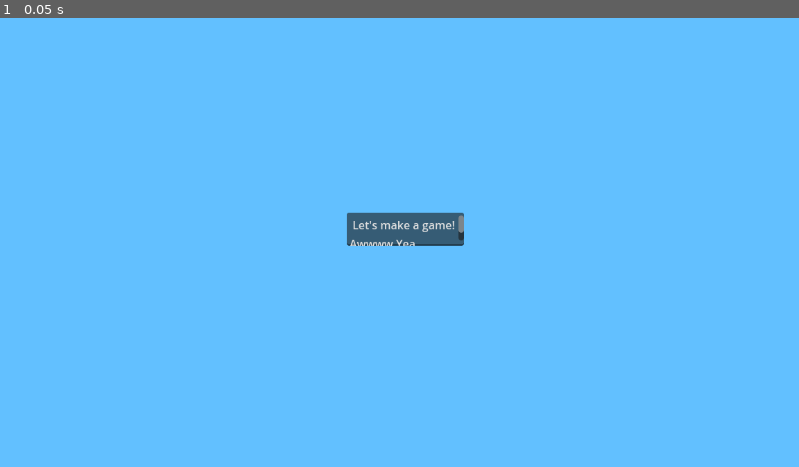
Above: before the commit, frame 1.
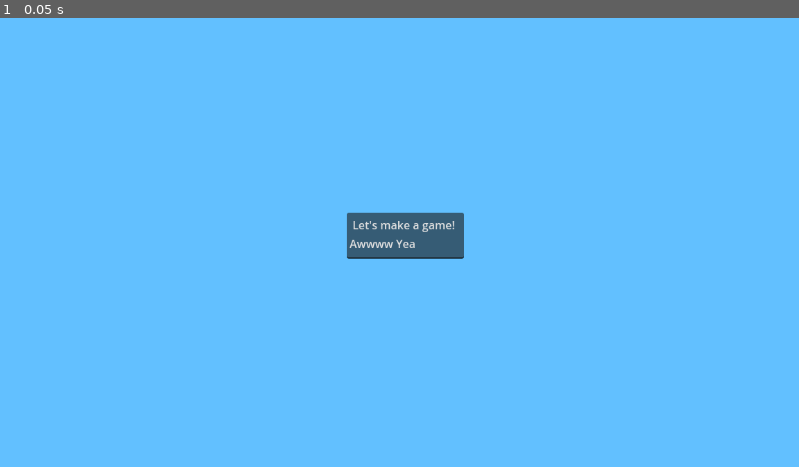
Above: after the commit, the same moment.

Repository: Dink179/FinISHed
Game: Godot game, scene res://Letsdothis.tscn
Two runs of this game, one before a commit and one after it. Both use one fixed random seed, a clock stepped at 60 frames per second and the inputs below. The project has no main scene, so this scene is started directly.
Inputs:
- Up to frame 1 (0.05 s): no input

The runs differ from the first frame. In frame 1, 0.5% of the frame differs, in the area x 43-59%, y 43-54%.

Commit message:
text update

Diff:
--- a/The Game/Letsdothis.tscn
+++ b/The Game/Letsdothis.tscn
@@ -14,6 +14,6 @@
 offset_left = 520.0
 offset_top = 302.0
 offset_right = 689.0
-offset_bottom = 350.0
+offset_bottom = 369.0
 text = " Let's make a game!
 Awwww Yea"
